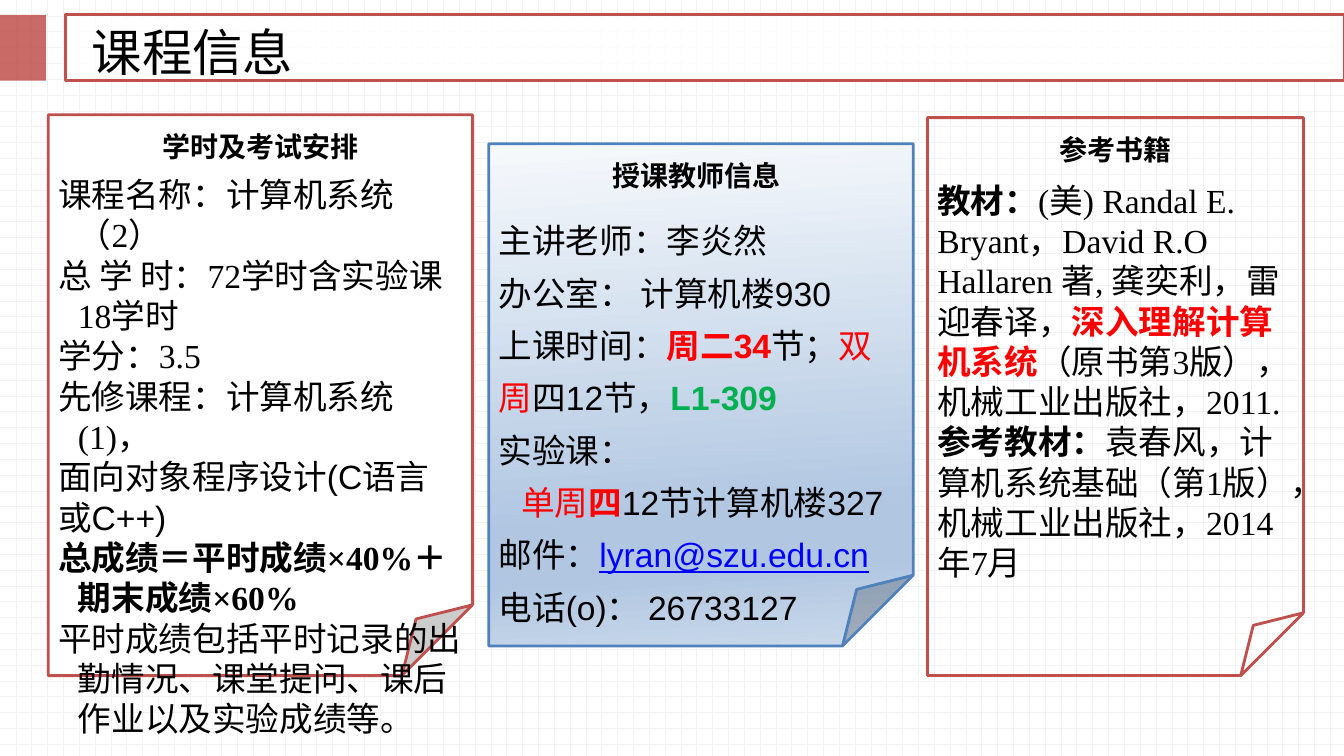
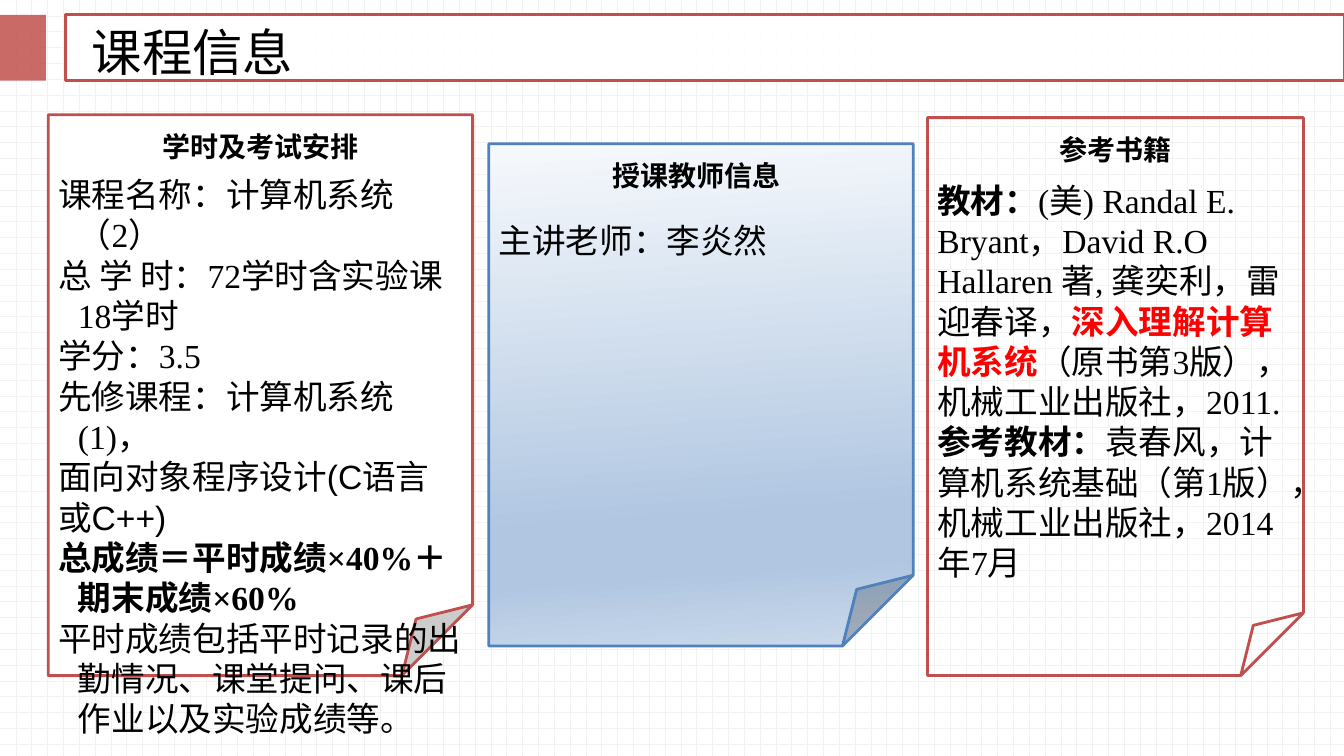
Before and after one commit to szm007/SZU_Learning_resource_sharing, a slide deck: slide 2 of 计算机与软件学院/计算机系统二/课件/第一章-计算机系统漫游 —Li2019.pptx. Drawn at 1344x756 pixels with LibreOffice and Linux fonts; fonts in the diff are those of the drawing. Boxes give left, top, right and bottom in pixels: in the first picture for what was removed or moved away, otherwise in the second. Text is boxed around its words. In the diff, an @@ line names an element or a change of style, - is before the commit and + after.

```diff
--- a/计算机与软件学院/计算机系统二/课件/第一章-计算机系统漫游 —Li2019.pptx
+++ b/计算机与软件学院/计算机系统二/课件/第一章-计算机系统漫游 —Li2019.pptx
@@ text at (499,277,883,627): paragraphs removed @@
-办公室： 计算机楼930
-上课时间：周二34节；双周四12节，L1-309
-实验课：
-单周四12节计算机楼327
-邮件：lyran@szu.edu.cn
-电话(o)： 26733127
```
